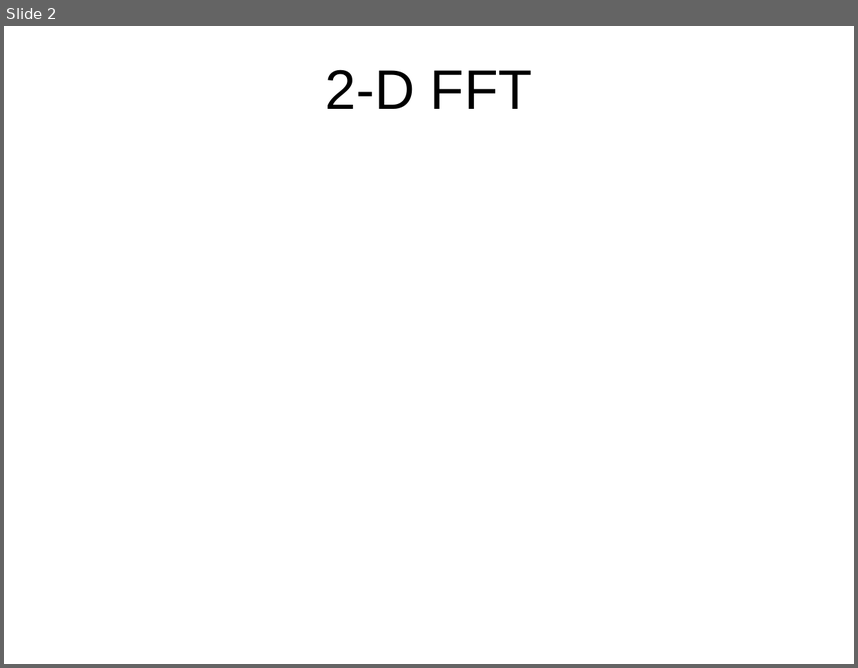
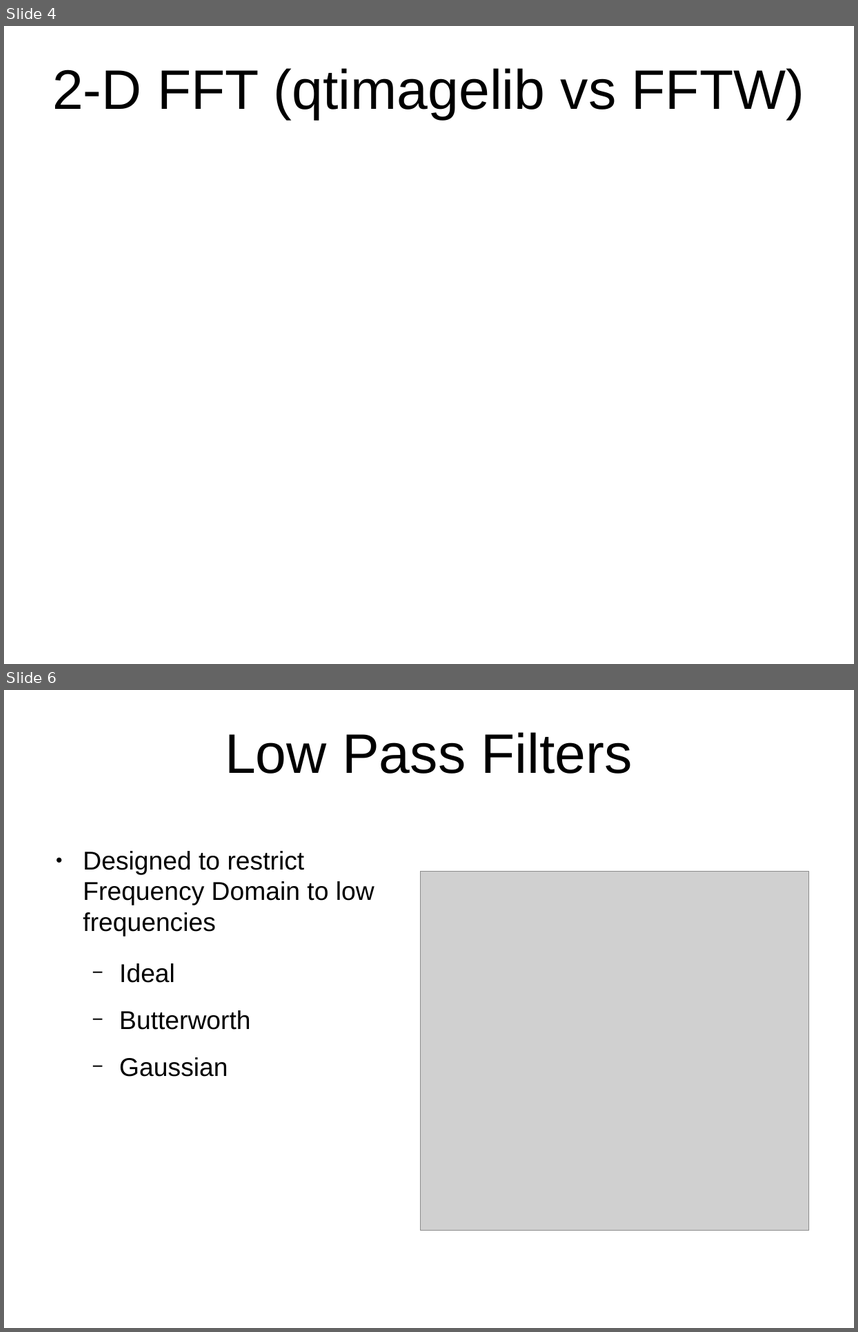
Before and after one commit to aubskibob/FFT, a slide deck: Presentation.odp. Shown one above the other, each under a label of ours: slide 2 before the commit, slides 4 and 6 after it; the slides between them are not shown. The pictures are 858x668 and 858x1332 pixels, drawn with LibreOffice and Linux fonts; fonts in the diff are those of the drawing; grey boxes stand for pictures; background and template pictures are left out. Boxes give left, top, right and bottom in pixels: in the first picture for what was removed or moved away, otherwise in the second. Text is boxed around its words. In the diff, an @@ line names an element or a change of style, - is before the commit and + after.

```diff
--- a/Presentation.odp
+++ b/Presentation.odp
@@ slide 6 added at [4, 690, 854, 1328], background picture (left out) @@
@@ title added at [225, 732, 633, 773], 51.9 pt, text #000000 @@
+Low Pass Filters
@@ text added at [83, 851, 375, 1076], 24 pt, text #000000 @@
+● Designed to restrict Frequency Domain to low frequencies
+  − Ideal
+  − Butterworth
+  − Gaussian
@@ picture added at [421, 871, 809, 1230] @@
@@ what was slide 2 is now slide 4 @@
@@ slide 4 changed as well @@
@@ title at [52, 68, 804, 118]: text changed @@
-2-D FFT
+2-D FFT (qtimagelib vs FFTW)
```
Also in this commit, not shown: 1 other slide changed, 10 other slides added.
